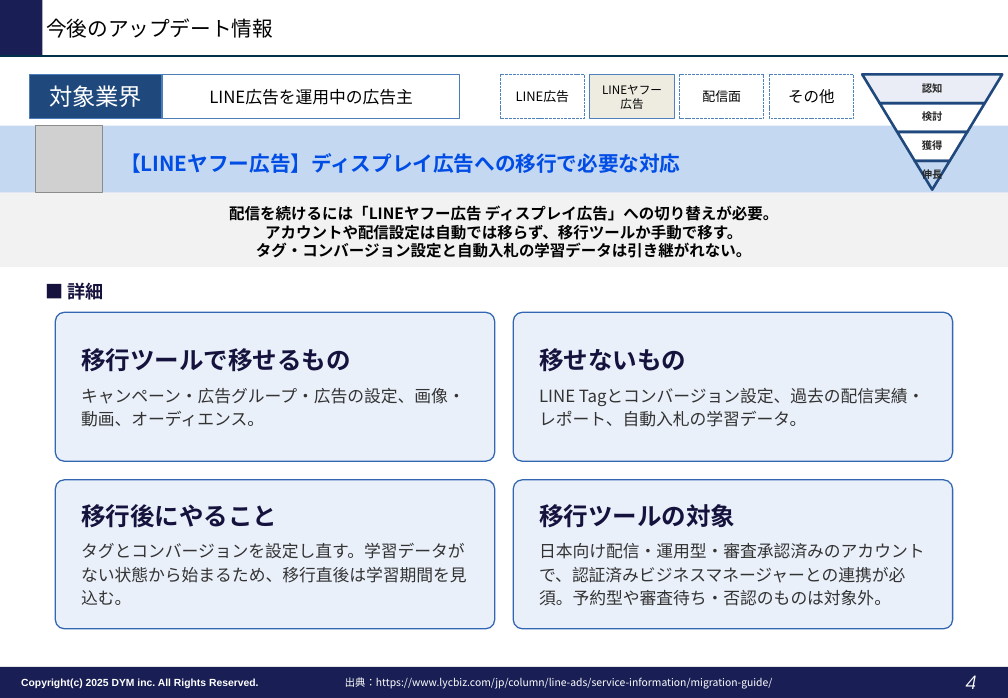
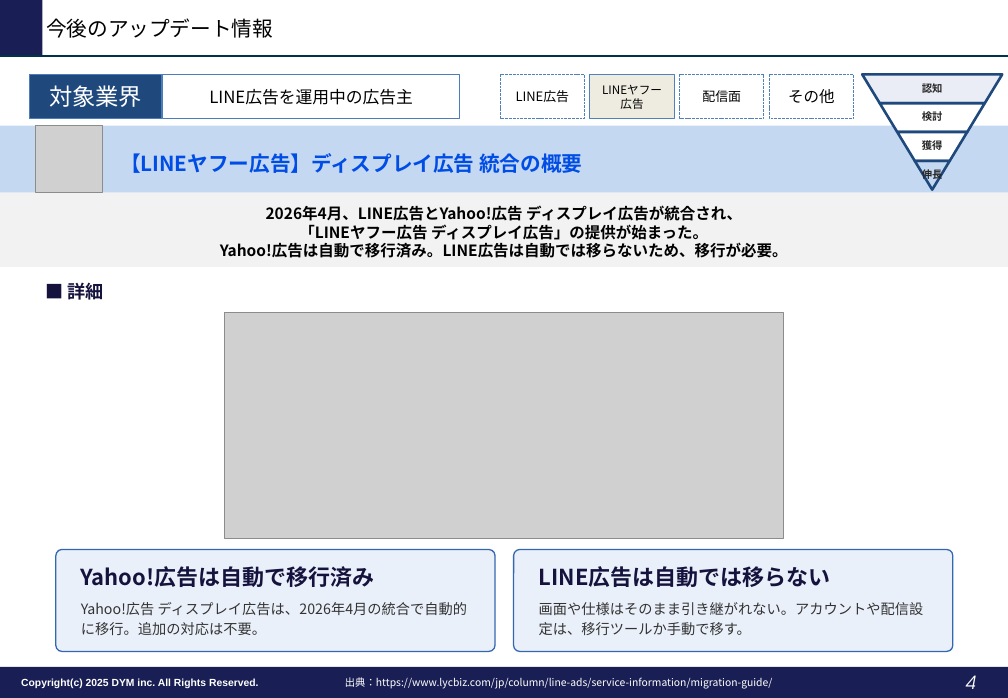
Before and after one commit to tonomura-r-dev/folder, a slide deck: slide 4 of LINE広告トレンドレポート_2026年10月.pptx. Drawn at 1008x698 pixels with LibreOffice and Linux fonts; fonts in the diff are those of the drawing; grey boxes stand for pictures; background and template pictures are left out. Boxes give left, top, right and bottom in pixels: in the first picture for what was removed or moved away, otherwise in the second. Text is boxed around its words. In the diff, an @@ line names an element or a change of style, - is before the commit and + after.

```diff
--- a/LINE広告トレンドレポート_2026年10月.pptx
+++ b/LINE広告トレンドレポート_2026年10月.pptx
@@ text at bbox=[120, 153, 582, 173]: text changed @@
-【LINEヤフー広告】ディスプレイ広告への移行で必要な対応
+【LINEヤフー広告】ディスプレイ広告 統合の概要
@@ text at bbox=[220, 205, 788, 258]: text changed @@
-配信を続けるには「LINEヤフー広告 ディスプレイ広告」への切り替えが必要。
-アカウントや配信設定は自動では移らず、移行ツールか手動で移す。
-タグ・コンバージョン設定と自動入札の学習データは引き継がれない。
+2026年4月、LINE広告とYahoo!広告 ディスプレイ広告が統合され、
+「LINEヤフー広告 ディスプレイ広告」の提供が始まった。
+Yahoo!広告は自動で移行済み。LINE広告は自動では移らないため、移行が必要。
@@ picture added at bbox=[225, 313, 784, 538] @@
@@ rounded rectangle removed at bbox=[56, 480, 495, 629] @@
-移行後にやること
-タグとコンバージョンを設定し直す。学習データがない状態から始まるため、移行直後は学習期間を見込む。
@@ rounded rectangle removed at bbox=[514, 480, 953, 629] @@
-移行ツールの対象
-日本向け配信・運用型・審査承認済みのアカウントで、認証済みビジネスマネージャーとの連携が必須。予約型や審査待ち・否認のものは対象外。
@@ rounded rectangle "Yahoo!広告は自動で移行済み": place and size @@
-rounded rectangle "Yahoo!広告は自動で移行済み" at bbox=[56, 313, 495, 462]
+rounded rectangle "Yahoo!広告は自動で移行済み" at bbox=[56, 549, 495, 652]
@@ text in rounded rectangle at bbox=[81, 566, 468, 635]: text changed; size 13 to 11 pt @@
-移行ツールで移せるもの
-キャンペーン・広告グループ・広告の設定、画像・動画、オーディエンス。
+Yahoo!広告は自動で移行済み
+Yahoo!広告 ディスプレイ広告は、2026年4月の統合で自動的に移行。追加の対応は不要。
@@ rounded rectangle "LINE広告は自動では移らない": place and size @@
-rounded rectangle "LINE広告は自動では移らない" at bbox=[514, 313, 953, 462]
+rounded rectangle "LINE広告は自動では移らない" at bbox=[514, 549, 953, 652]
@@ text in rounded rectangle at bbox=[539, 566, 924, 635]: text changed; size 13 to 11 pt @@
-移せないもの
-LINE Tagとコンバージョン設定、過去の配信実績・レポート、自動入札の学習データ。
+LINE広告は自動では移らない
+画面や仕様はそのまま引き継がれない。アカウントや配信設定は、移行ツールか手動で移す。
```
Also in this commit, not shown: 2 other slides changed, 2 slides added, 5 other files.
